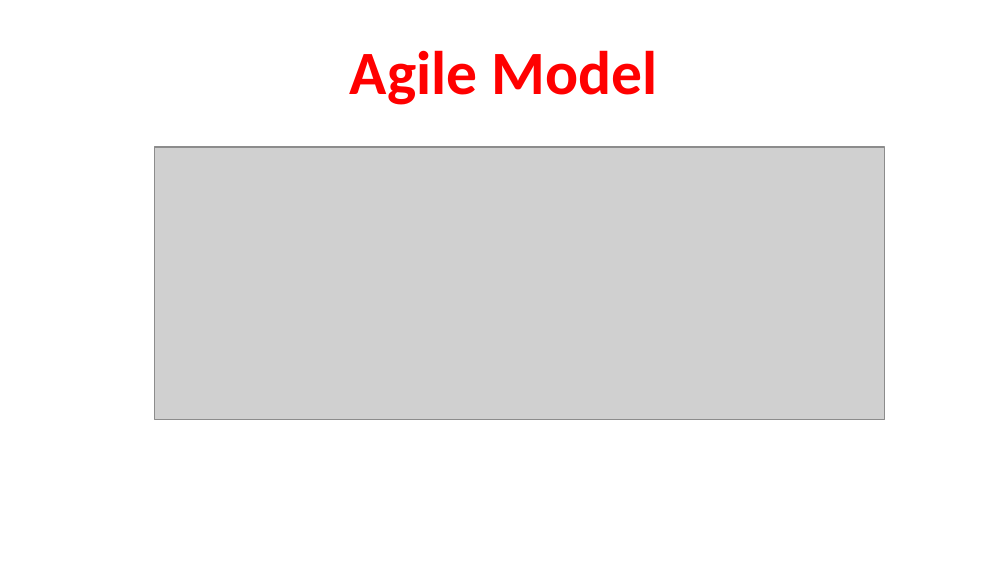
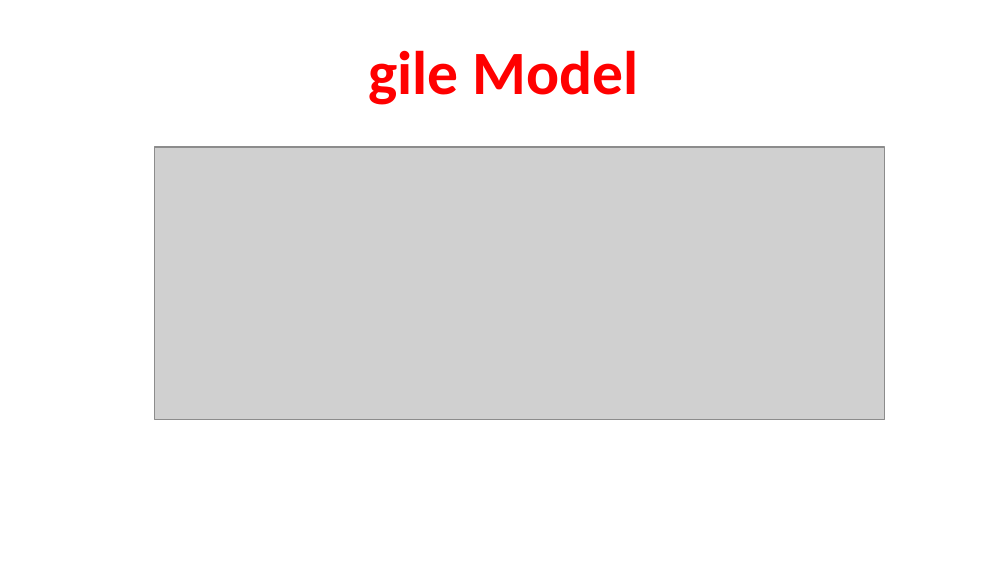
Before and after one commit to Anithaepparla/Test, a slide deck: slide 1 of Agile Model.pptx. Drawn at 1008x567 pixels with LibreOffice and Linux fonts; fonts in the diff are those of the drawing; grey boxes stand for pictures. Boxes give left, top, right and bottom in pixels: in the first picture for what was removed or moved away, otherwise in the second. Text is boxed around its words. In the diff, an @@ line names an element or a change of style, - is before the commit and + after.

```diff
--- a/Agile Model.pptx
+++ b/Agile Model.pptx
@@ title at (369, 50, 639, 105): text changed @@
-Agile Model
+gile Model
```
Also in this commit, not shown: 1 other file.
